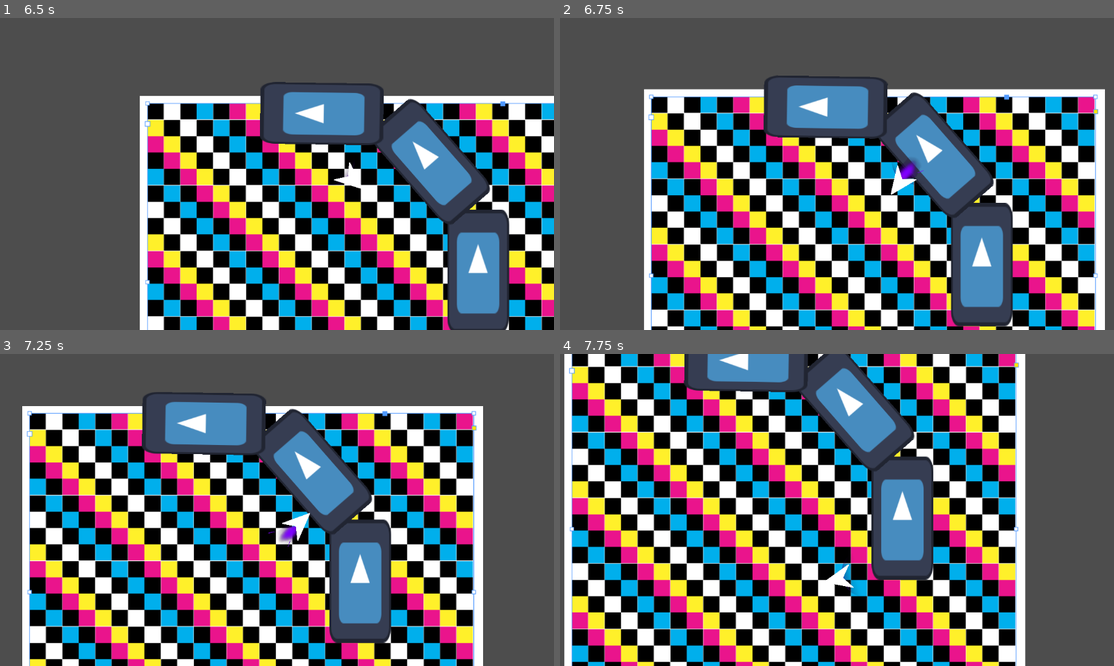
Above: before the commit, frames 1-4 (two rows, left to right).
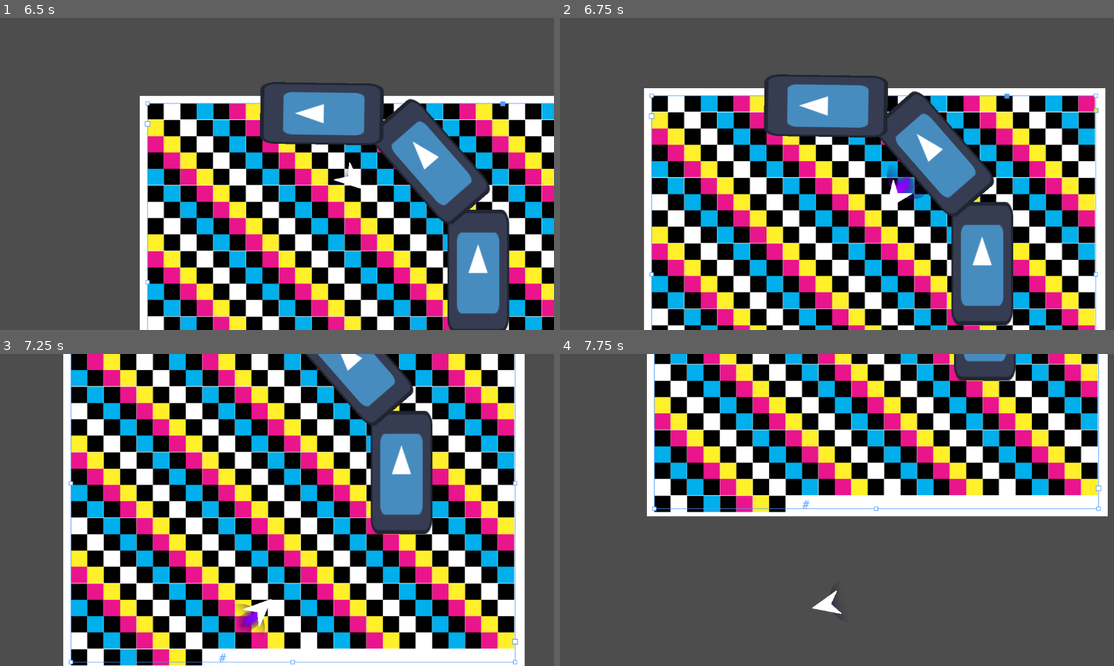
Above: after the commit, the same moments.

Repository: ParadoxArcher/Angle_Advantage
Game: Godot game, scene res://Scenes/GameScene.tscn
The game is run twice, just before and just after one commit, with the same random seed, the same clock (stepped at 60 frames per second) and the same inputs. The engine's default icon, where the game draws it, is replaced by a stand-in: a white triangle on a blue panel in a dark square.
Inputs:
- Up to frame 1 (6.5 s): tap Enter at 0.5 s; hold D (RotateRight) 0.53-1.28 s; hold W (Boost) 0.53-1.28 s; hold S (Back) 1.28-2.03 s; tap Space (Dodge) every 1.5 s from 1.35 to 5.85 s; hold W (Boost) 2.03-2.78 s; hold D (RotateRight) 2.03-3.53 s; hold W (Boost) 3.53-4.28 s; hold A (RotateLeft) 3.53-5.03 s; hold S (Back) 5.03-5.78 s; hold W (Boost) 5.03-5.78 s; hold D (RotateRight) from 5.78 s (still down)
- Up to frame 2 (6.75 s): keep holding D (RotateRight); hold W (Boost) from 6.53 s (still down)
- Up to frame 3 (7.25 s): keep holding D (RotateRight); keep holding W (Boost)
- Up to frame 4 (7.75 s): keep holding D (RotateRight); release W (Boost) at 7.28 s; tap Space (Dodge) at 7.35 s

Frame 1 is identical in both runs. In frame 2, 12% of the frame differs, in the area x 15-99%, y 18-100%; in frame 3, 81%; in frame 4, 87%, in the area x 0-99%, y 0-100%.

Commit message:
vault backup: 2025-01-25 09:32:55

Diff:
--- a/zProject Files/Godot/Scripts/PlayerScript.gd
+++ b/zProject Files/Godot/Scripts/PlayerScript.gd
@@ -131,7 +131,7 @@
 
 		else:
 			## Slide collision --- CollisionDot then multiply to velocity
-			#velocity *= CollisionDot * Collision.get_normal()
+			velocity *= lerp(velocity.normalized(), Collision.get_normal().normalized(), sign(CollisionDot))
 			print(Collision.get_normal())
 
 	if BounceVFX[0] > 0: # VFX Bounce effect
Not shown, changed: .obsidian/workspace.json
Not shown, changed: zReferences/Excalidraw/Drawing 2025-01-25 09.15.40.excalidraw.md
